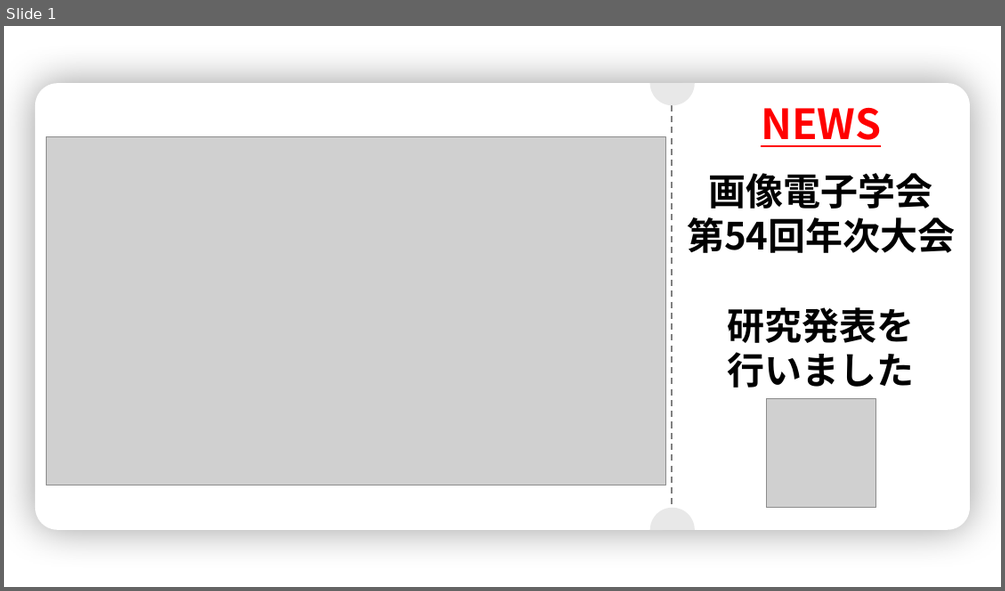
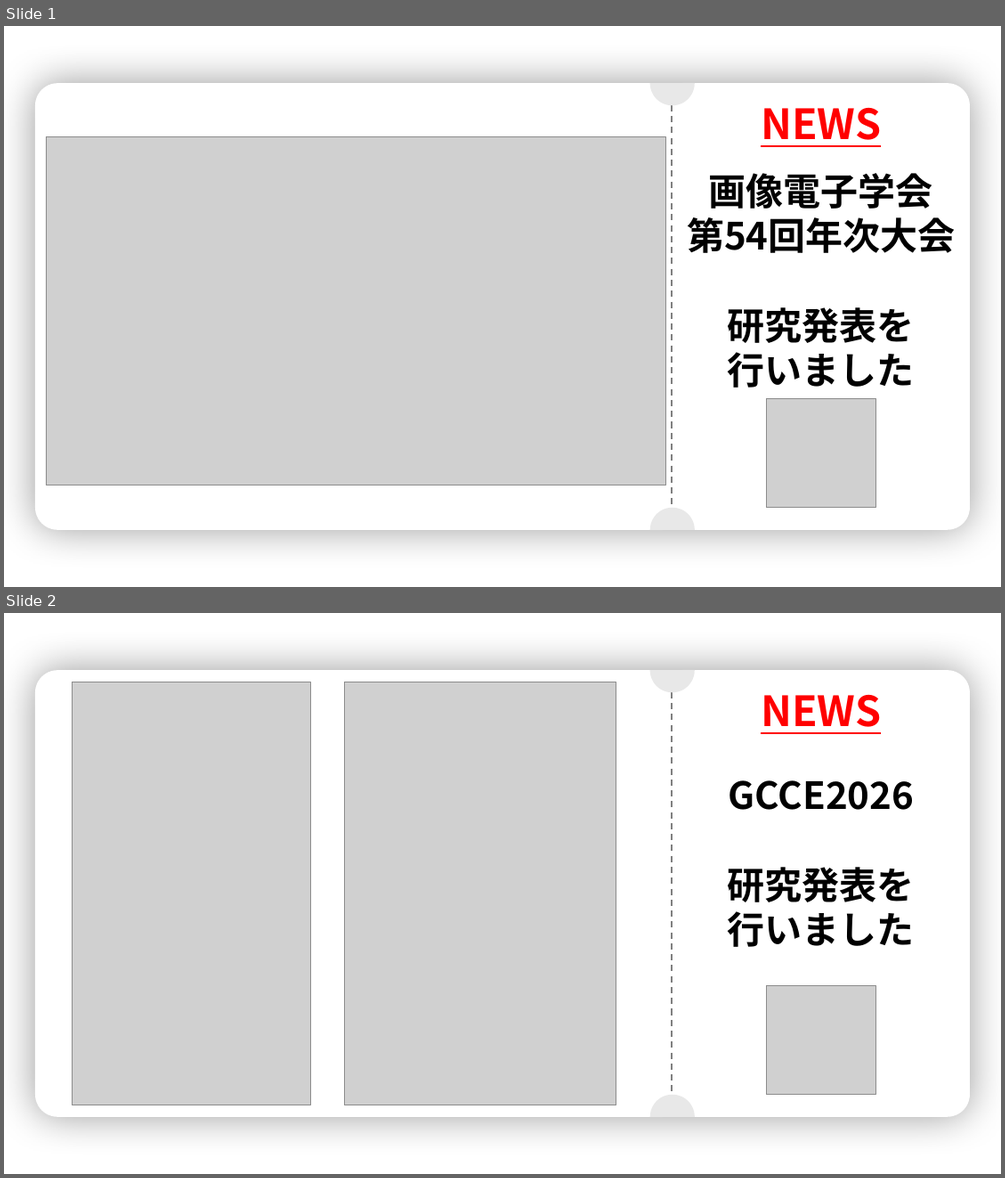
Before and after one commit to TomitaAkito/TomitaAkito.github.io, a slide deck: assets/img/post/news.pptx. Shown one above the other, each under a label of ours: slide 1 before the commit, slides 1 and 2 after it. The pictures are 1005x591 and 1005x1178 pixels, drawn with LibreOffice and Linux fonts; fonts in the diff are those of the drawing; grey boxes stand for pictures; background and template pictures are left out. Boxes give left, top, right and bottom in pixels: in the first picture for what was removed or moved away, otherwise in the second. Text is boxed around its words. In the diff, an @@ line names an element or a change of style, - is before the commit and + after.

Commit message:
NEWS：GCCE2026を追加

```diff
--- a/assets/img/post/news.pptx
+++ b/assets/img/post/news.pptx
@@ slide 2 added at [4, 613, 1001, 1174], background picture (left out) @@
@@ pie slice (boxed as its full ellipse) added at [650, 648, 695, 693], fill #E8E8E8 @@
@@ rounded rectangle added at [35, 670, 971, 1116], fill #FFFFFF @@
@@ picture added at [72, 682, 310, 1105] @@
@@ picture added at [344, 682, 616, 1105] @@
@@ line added from (672, 670) to (672, 1117), #808080 1.5 pt dashed @@
@@ text added at [760, 695, 881, 734], 40 pt, text #FF0000, bold, underline @@
+NEWS
@@ text added at [728, 780, 914, 947], 36 pt, text #000000, bold @@
+GCCE2026
+研究発表を
+行いました
@@ picture added at [767, 985, 876, 1094] @@
@@ pie slice (boxed as its full ellipse) added at [650, 1094, 695, 1140], fill #E8E8E8 @@
```
Also in this commit, not shown: 5 other files.
